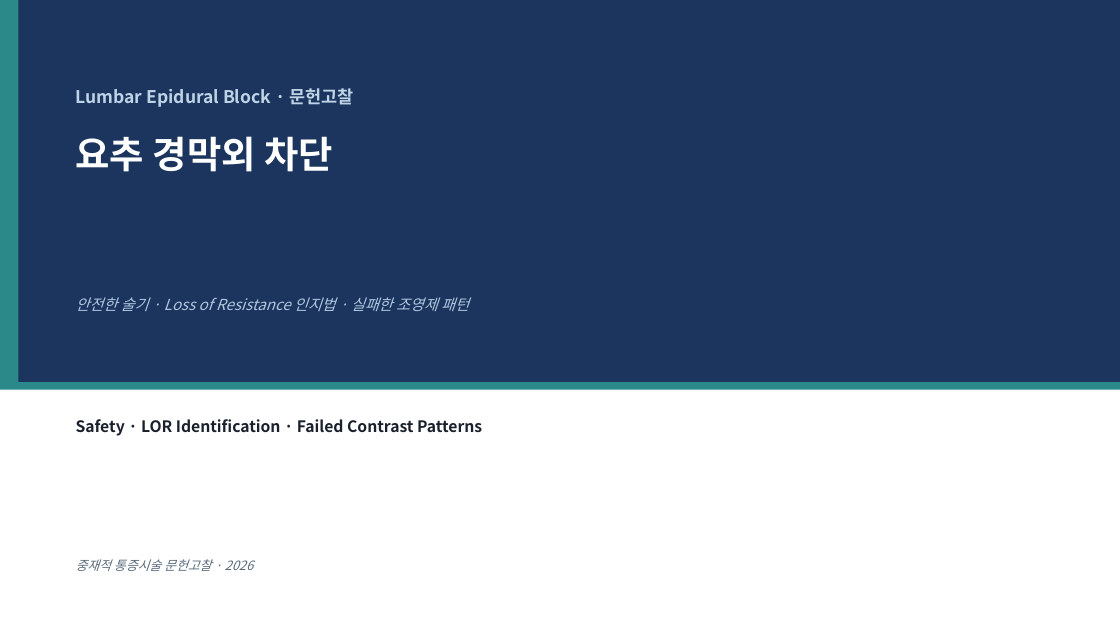
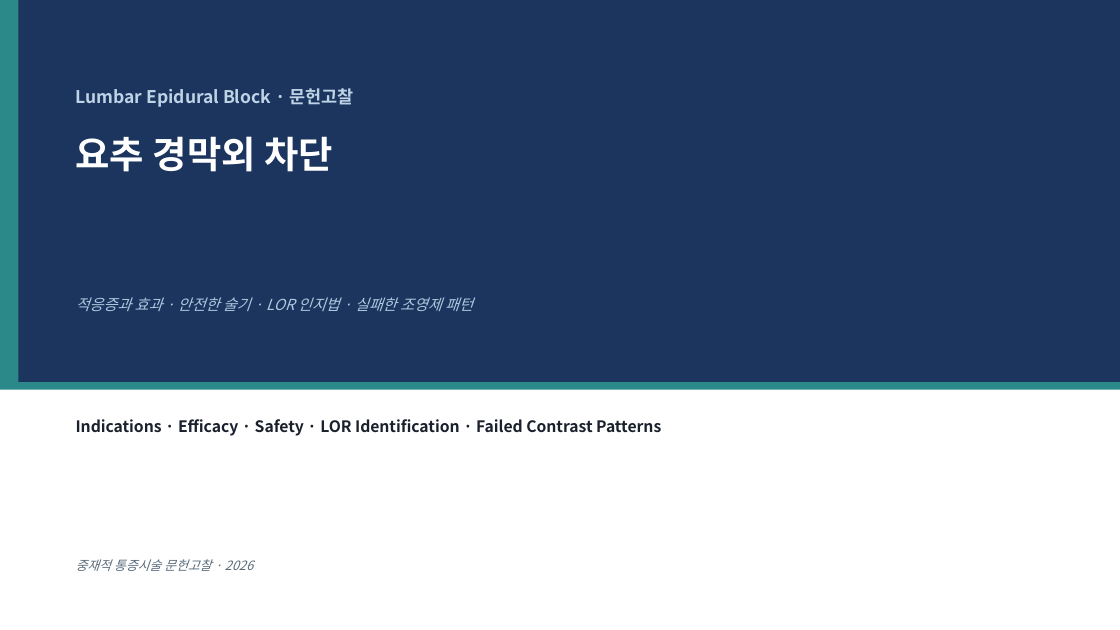
Before and after one commit to wonkeeparkos-pixel/ppt-work, a slide deck: slide 1 of 문헌고찰_Lumbar_Epidural_Block/03_산출물/LEB_발표.pptx. Drawn at 1120x630 pixels with LibreOffice and Linux fonts; fonts in the diff are those of the drawing. Boxes give left, top, right and bottom in pixels: in the first picture for what was removed or moved away, otherwise in the second. Text is boxed around its words. In the diff, an @@ line names an element or a change of style, - is before the commit and + after.

```diff
--- a/문헌고찰_Lumbar_Epidural_Block/03_산출물/LEB_발표.pptx
+++ b/문헌고찰_Lumbar_Epidural_Block/03_산출물/LEB_발표.pptx
@@ text at <box>76,297,473,311</box>: text changed @@
-안전한 술기 · Loss of Resistance 인지법 · 실패한 조영제 패턴
+적응증과 효과 · 안전한 술기 · LOR 인지법 · 실패한 조영제 패턴
@@ text at <box>76,419,661,436</box>: text changed @@
-Safety · LOR Identification · Failed Contrast Patterns
+Indications · Efficacy · Safety · LOR Identification · Failed Contrast Patterns
```
Also in this commit, not shown: 32 other slides changed, 7 slides added, 8 other files.
